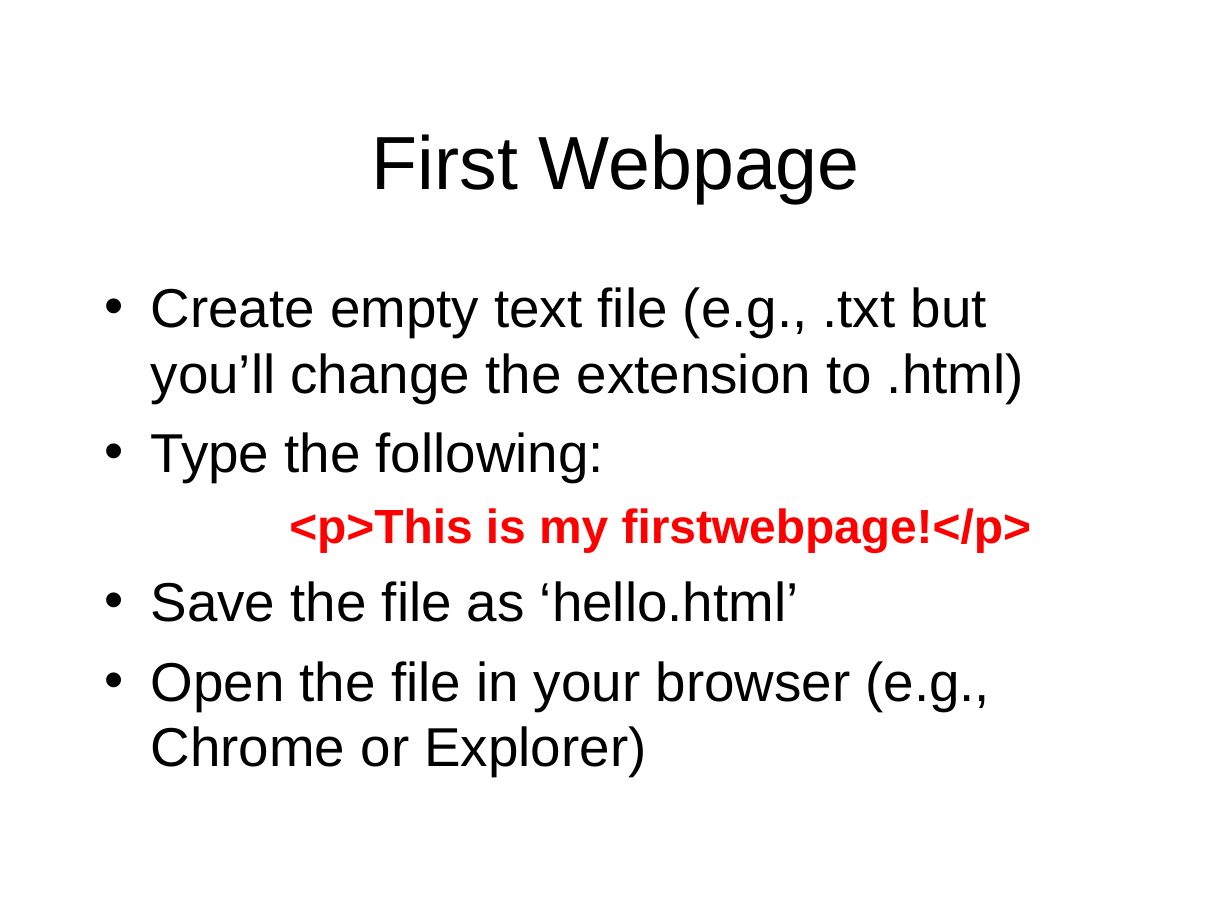
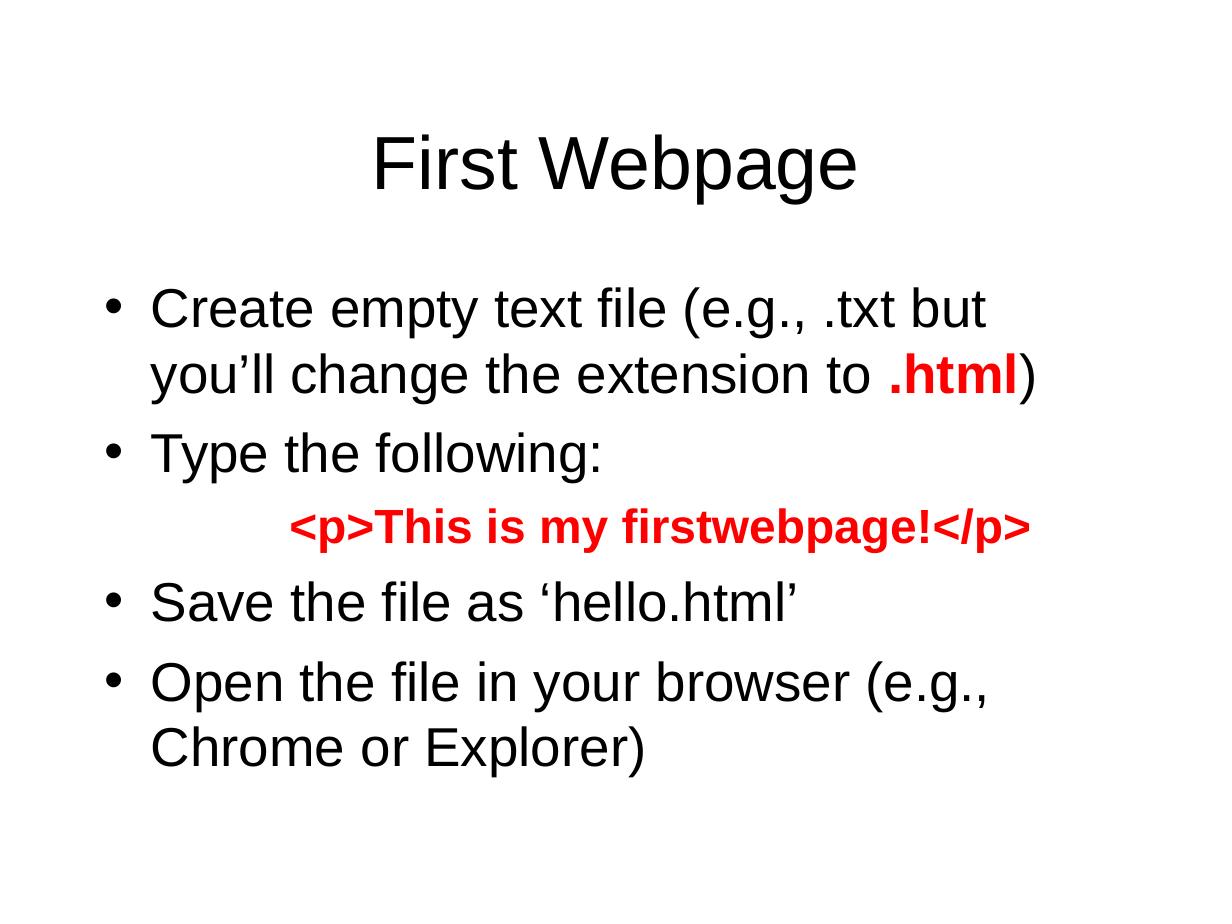
Before and after one commit to octaviordz/zjnu2017.github.io, a slide deck: slide 17 of WAD/lectures/010--Introduction.ppt. Drawn at 1232x924 pixels with LibreOffice and Linux fonts; fonts in the diff are those of the drawing. Boxes give left, top, right and bottom in pixels: in the first picture for what was removed or moved away, otherwise in the second. Text is boxed around its words. In the diff, an @@ line names an element or a change of style, - is before the commit and + after.

```diff
--- a/WAD/lectures/010--Introduction.ppt
+++ b/WAD/lectures/010--Introduction.ppt
@@ text at (151, 287, 1037, 403): text colour #000000 to #FF0000, bold on in ".html)" @@
```
Also in this commit, not shown: 8 other slides changed, 1 other file.
